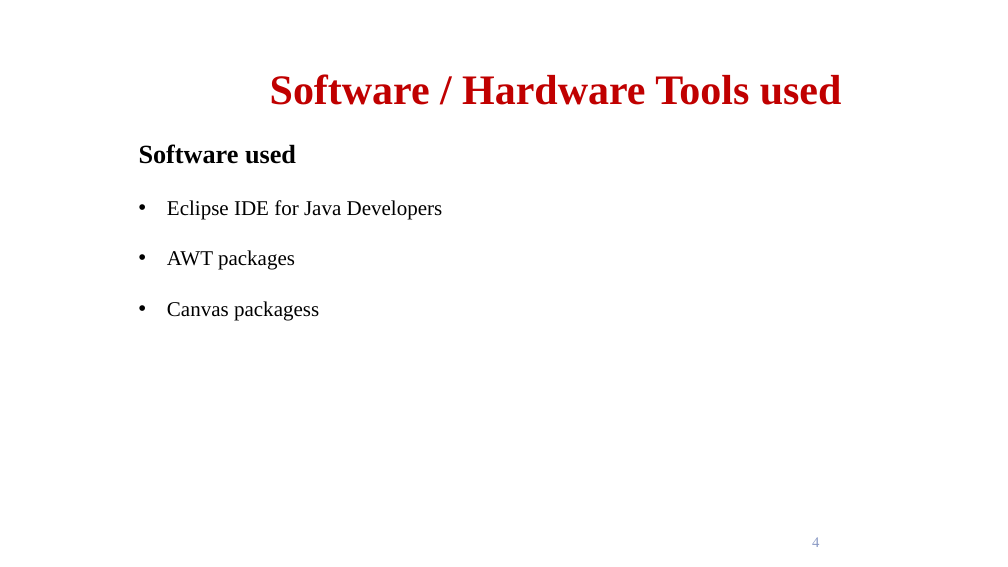
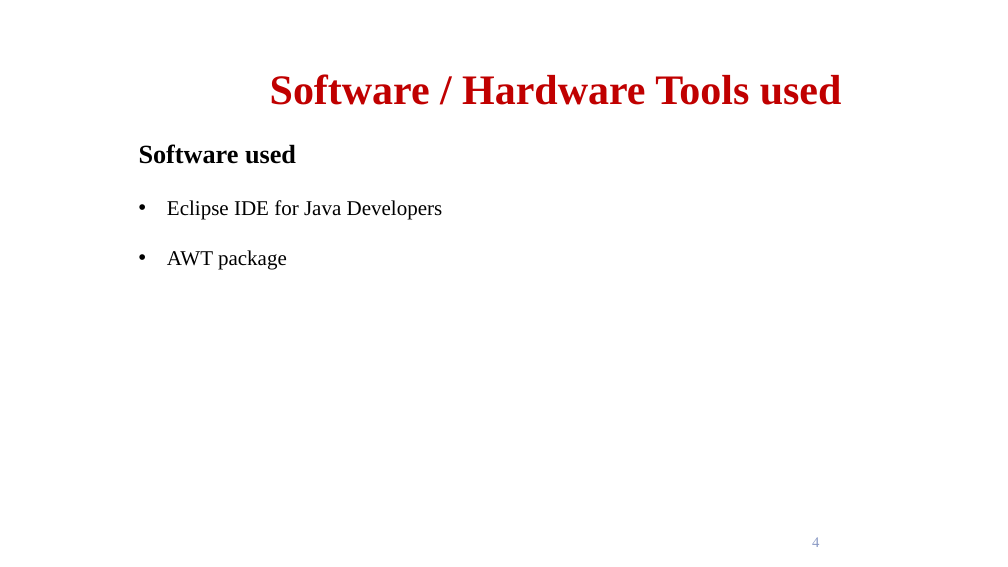
Before and after one commit to KumaresanThiyagarajan/RealEstate_Property_Search, a slide deck: slide 4 of Java mini project.pptx. Drawn at 1008x567 pixels with LibreOffice and Linux fonts; fonts in the diff are those of the drawing; background and template pictures are left out. Boxes give left, top, right and bottom in pixels: in the first picture for what was removed or moved away, otherwise in the second. Text is boxed around its words. In the diff, an @@ line names an element or a change of style, - is before the commit and + after.

Commit message:
committing for review

```diff
--- a/Java mini project.pptx
+++ b/Java mini project.pptx
@@ text at (x1=167, y1=250, x2=287, y2=270): text changed @@
-• AWT packages
-• Canvas packagess
+• AWT package
```
